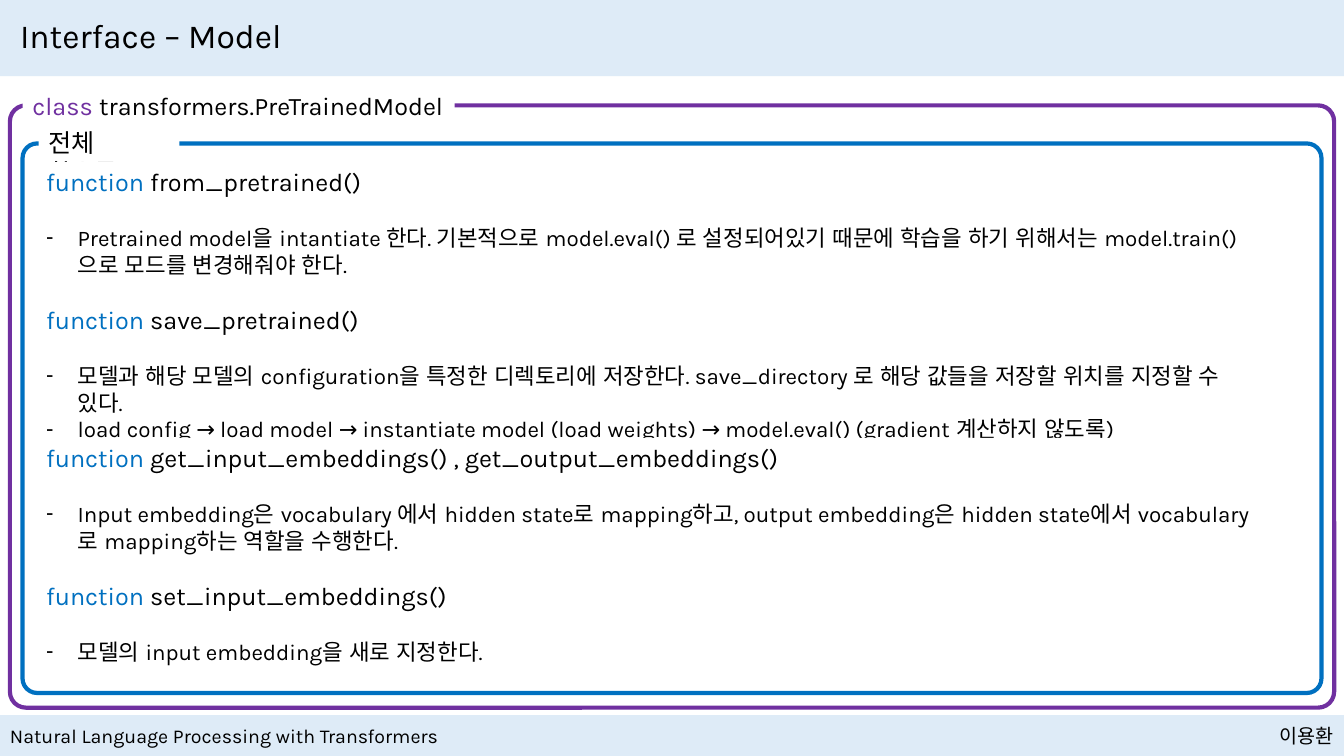
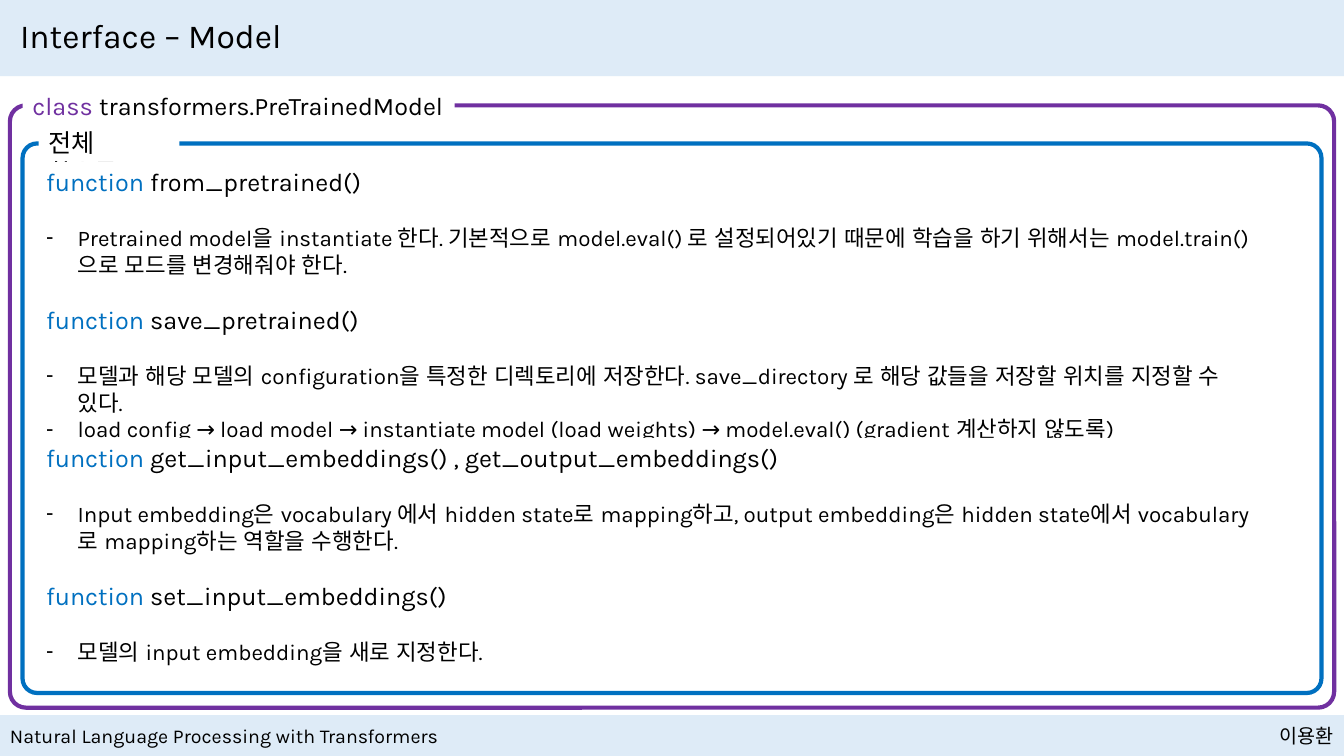
Before and after one commit to NewPlus/SeminarforNLP, a slide deck: slide 82 of Seminar/Book_Natural Language Processing with Transformers/Presentation files/Transformer Anatomy with Hugging Face.pptx (slide 80 before the commit). Drawn at 1344x756 pixels with LibreOffice and Linux fonts; fonts in the diff are those of the drawing. Boxes give left, top, right and bottom in pixels: in the first picture for what was removed or moved away, otherwise in the second. Text is boxed around its words. In the diff, an @@ line names an element or a change of style, - is before the commit and + after.

```diff
--- a/Seminar/Book_Natural Language Processing with Transformers/Presentation files/Transformer Anatomy with Hugging Face.pptx
+++ b/Seminar/Book_Natural Language Processing with Transformers/Presentation files/Transformer Anatomy with Hugging Face.pptx
@@ text at (78,227,1249,275): text changed @@
-– Pretrained model을 intantiate 한다. 기본적으로 model.eval() 로 설정되어있기 때문에 학습을 하기 위해서는 model.train()으로 모드를 변경해줘야 한다.
+– Pretrained model을 instantiate 한다. 기본적으로 model.eval() 로 설정되어있기 때문에 학습을 하기 위해서는 model.train()으로 모드를 변경해줘야 한다.
```
Also in this commit, not shown: 17 other slides changed, 2 slides added, 8 other files.
